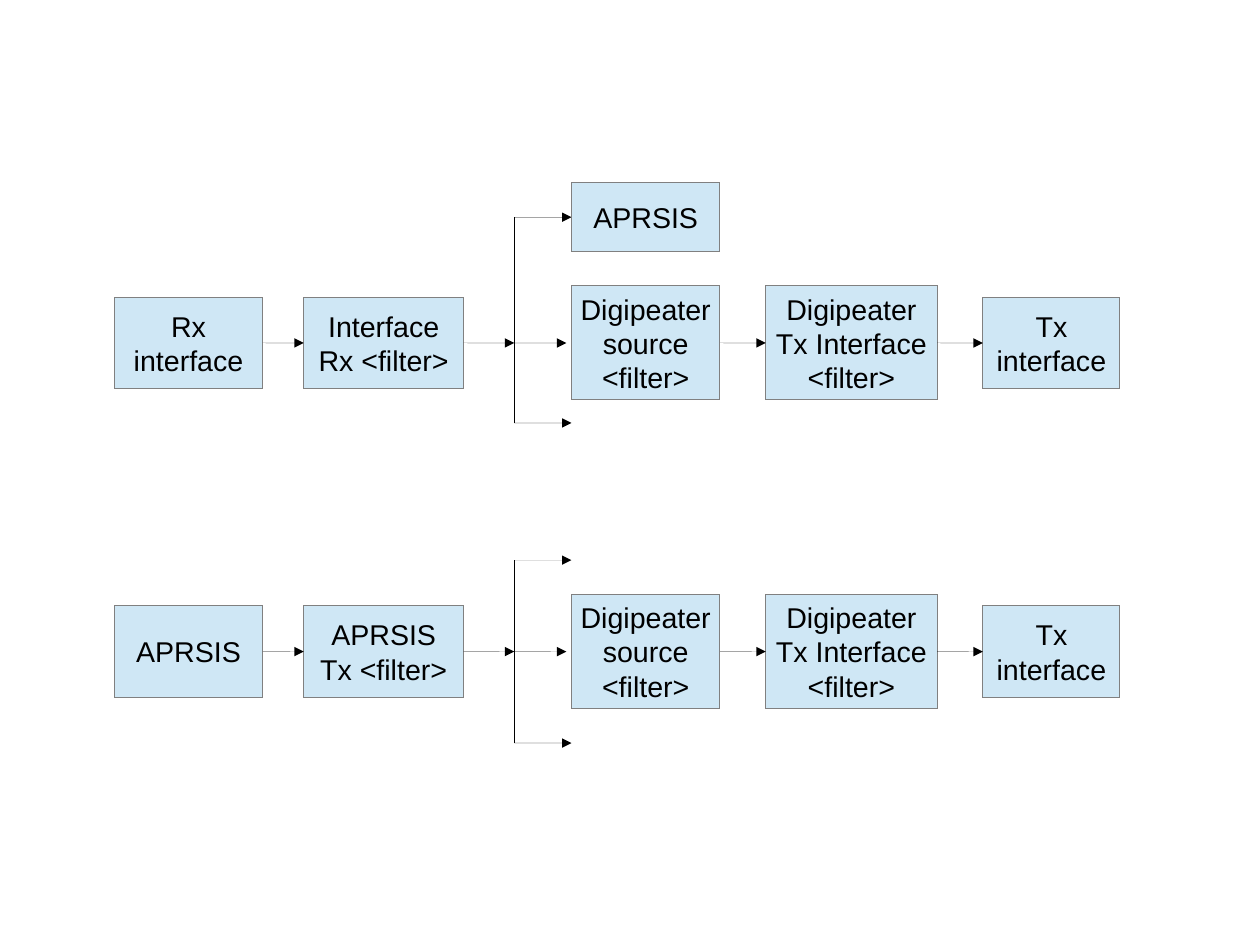
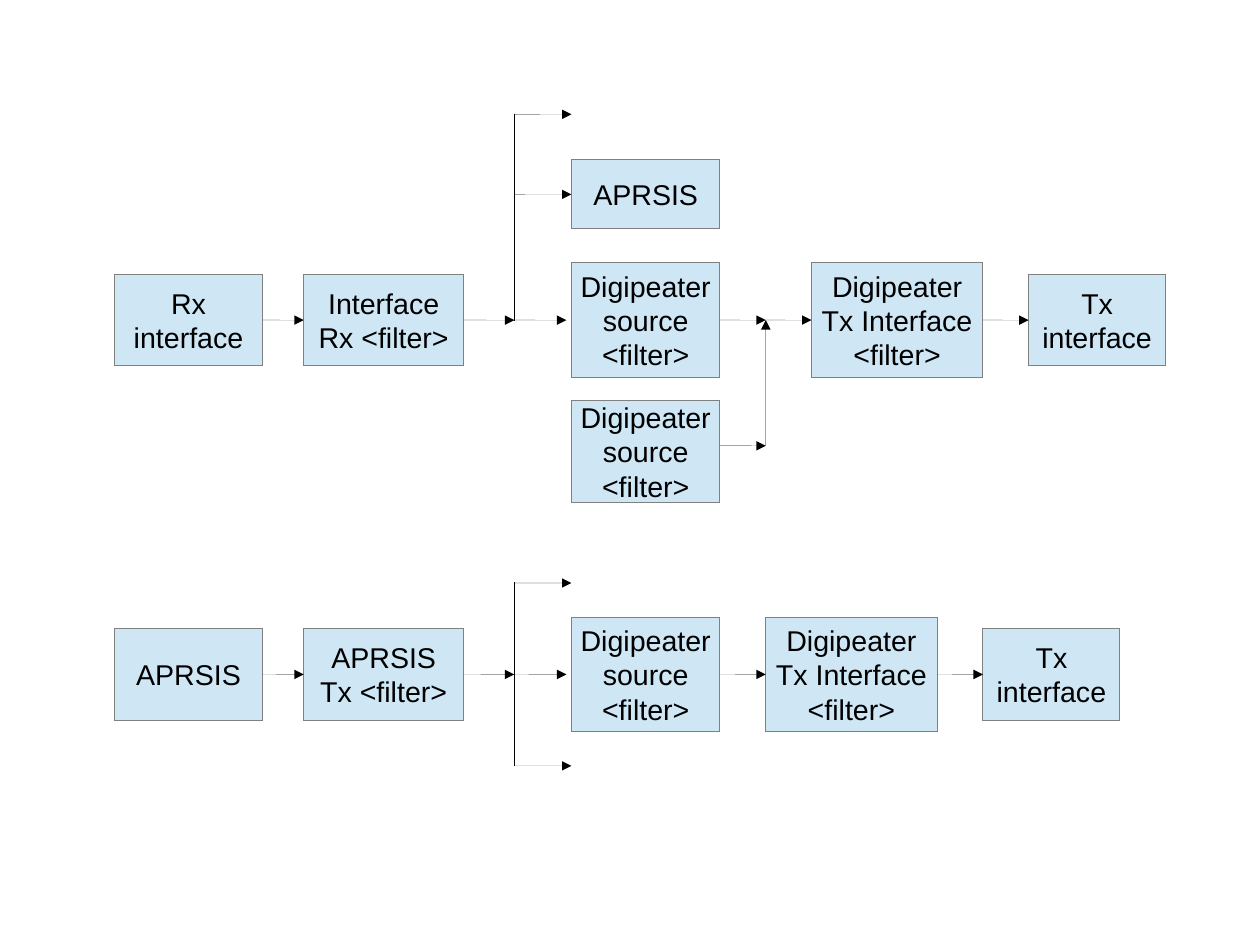
Before and after one commit to PhirePhly/aprx, a slide deck: slide 1 of doc/aprx-manual-pics.odp. Drawn at 1260x945 pixels with LibreOffice and Linux fonts; fonts in the diff are those of the drawing. Boxes give left, top, right and bottom in pixels: in the first picture for what was removed or moved away, otherwise in the second. Text is boxed around its words. In the diff, an @@ line names an element or a change of style, - is before the commit and + after.

```diff
--- a/doc/aprx-manual-pics.odp
+++ b/doc/aprx-manual-pics.odp
@@ line moved from (515, 217) - (515, 423) to (515, 114) - (515, 320) @@
@@ arrow added from (515, 114) to (572, 114), #000000 0 pt @@
@@ 5 arrows, 4 rectangles: place and size @@
-5 arrows, 4 rectangles at [114,183,766,400]
+5 arrows, 4 rectangles at [114,160,766,377]
@@ arrow added from (766, 320) to (812, 320), #000000 0 pt @@
@@ arrow added from (766, 446) to (766, 320), #000000 0 pt @@
@@ 2 rectangles, 1 arrow: place and size @@
-2 rectangles, 1 arrow at [766,286,1121,400]
+2 rectangles, 1 arrow at [812,263,1166,377]
@@ rectangle added at [572,400,720,503], fill #CFE7F5, outline #808080 0 pt, 18 pt, text #000000 @@
+Digipeater
+source
+<filter>
@@ arrow moved from (515, 423) - (572, 423) to (720, 446) - (766, 446) @@
@@ rectangle "Digipeater": place and size @@
-rectangle "Digipeater" at [572,595,720,709]
+rectangle "Digipeater" at [572,617,720,732]
@@ rectangle "Digipeater": place and size @@
-rectangle "Digipeater" at [766,595,938,709]
+rectangle "Digipeater" at [766,617,938,732]
@@ 7 arrows, 3 rectangles, 1 line: place and size @@
-7 arrows, 3 rectangles, 1 line at [114,560,1121,743]
+7 arrows, 3 rectangles, 1 line at [114,583,1121,766]
```
Also in this commit, not shown: 4 other files.
